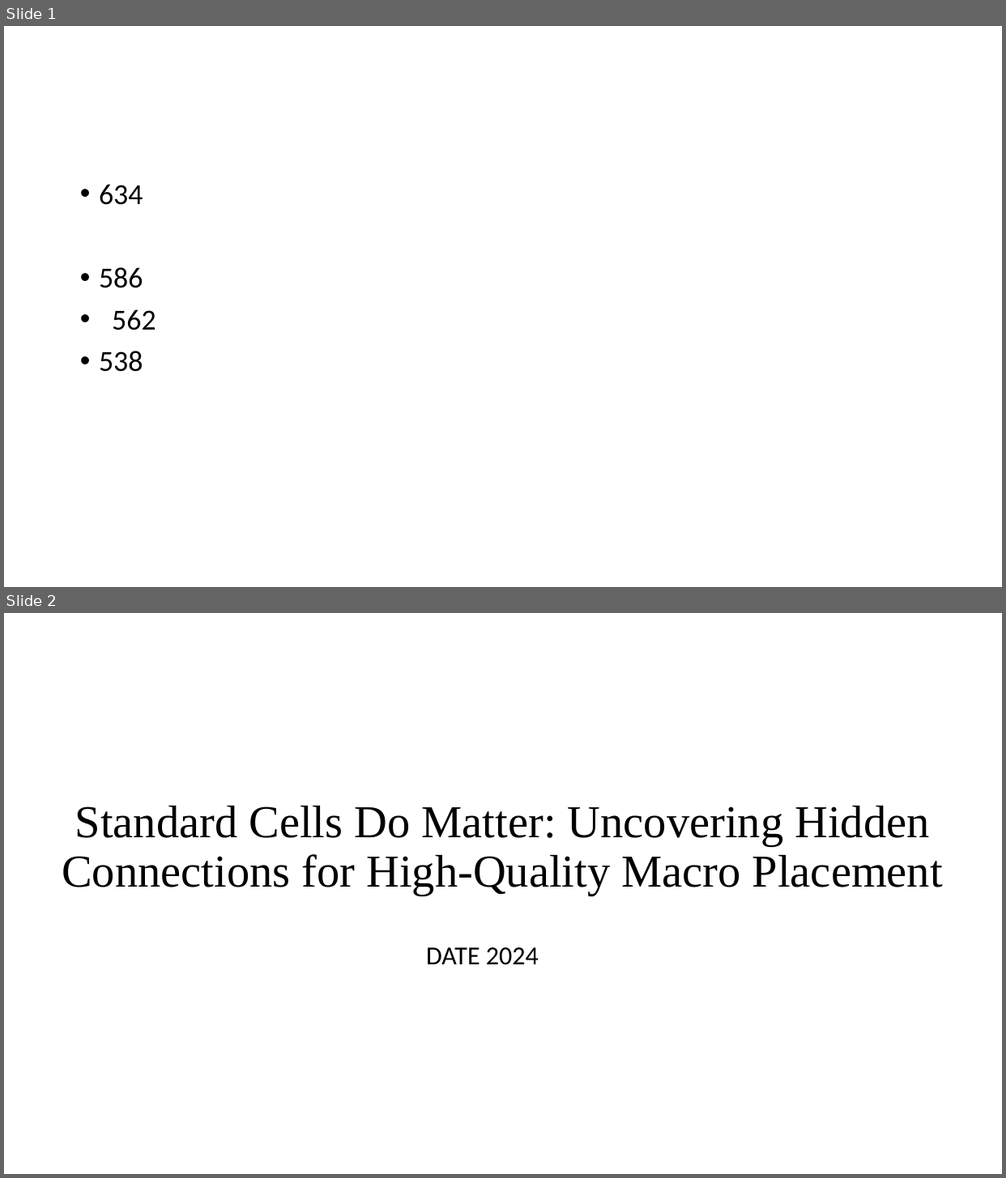
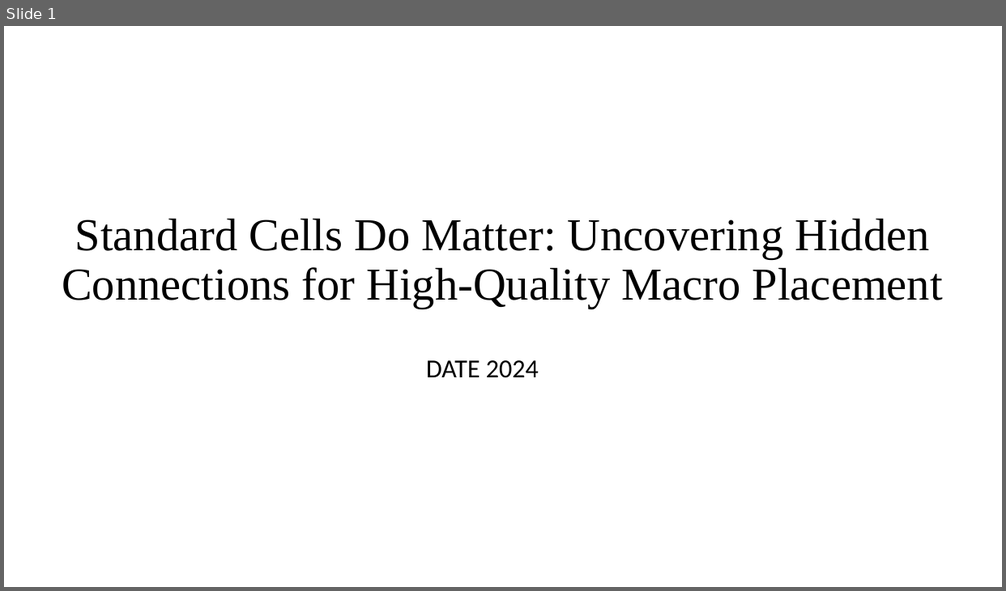
Before and after one commit to demon02130101/Lab, a slide deck: PPT/Standard Cell Do Matter.pptx. Shown one above the other, each under a label of ours: slides 1 and 2 before the commit, slide 1 after it. The pictures are 1006x1178 and 1006x591 pixels, drawn with LibreOffice and Linux fonts; fonts in the diff are those of the drawing. Boxes give left, top, right and bottom in pixels: in the first picture for what was removed or moved away, otherwise in the second. Text is boxed around its words. In the diff, an @@ line names an element or a change of style, - is before the commit and + after.

```diff
--- a/PPT/Standard Cell Do Matter.pptx
+++ b/PPT/Standard Cell Do Matter.pptx
@@ slide 1 removed at [4, 26, 1002, 587], background #FFFFFF @@
@@ text removed at [99, 184, 156, 372] @@
-• 634
-• 586
-• 562
-• 538
@@ what was slide 2 is now slide 1 @@
```
Also in this commit, not shown: 3 slides changed, 6 slides added, 1 other slide removed, 4 other files.
